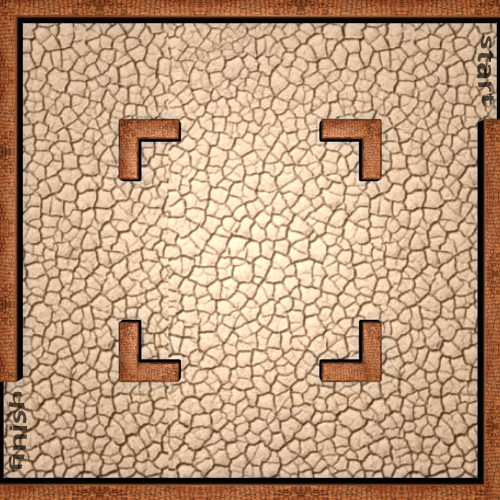
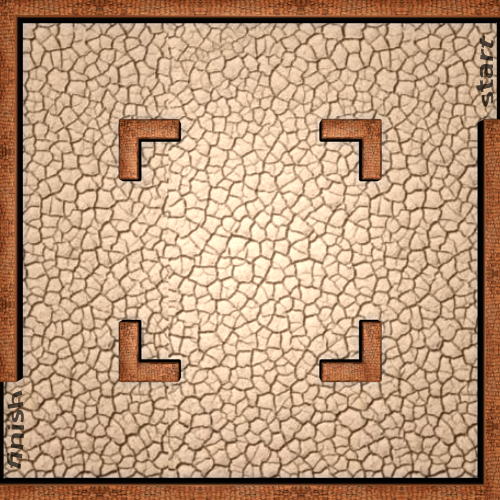
Layer changes from the first 500 × 500 image to the second:
painted on "start" over [476, 34, 494, 107]
painted on "finish" over [6, 390, 27, 472]
